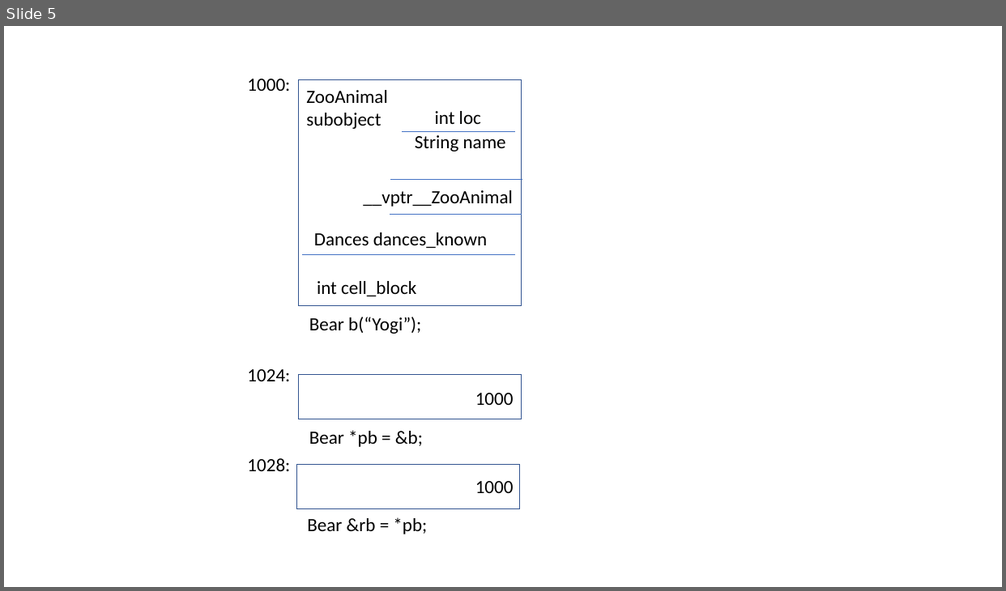
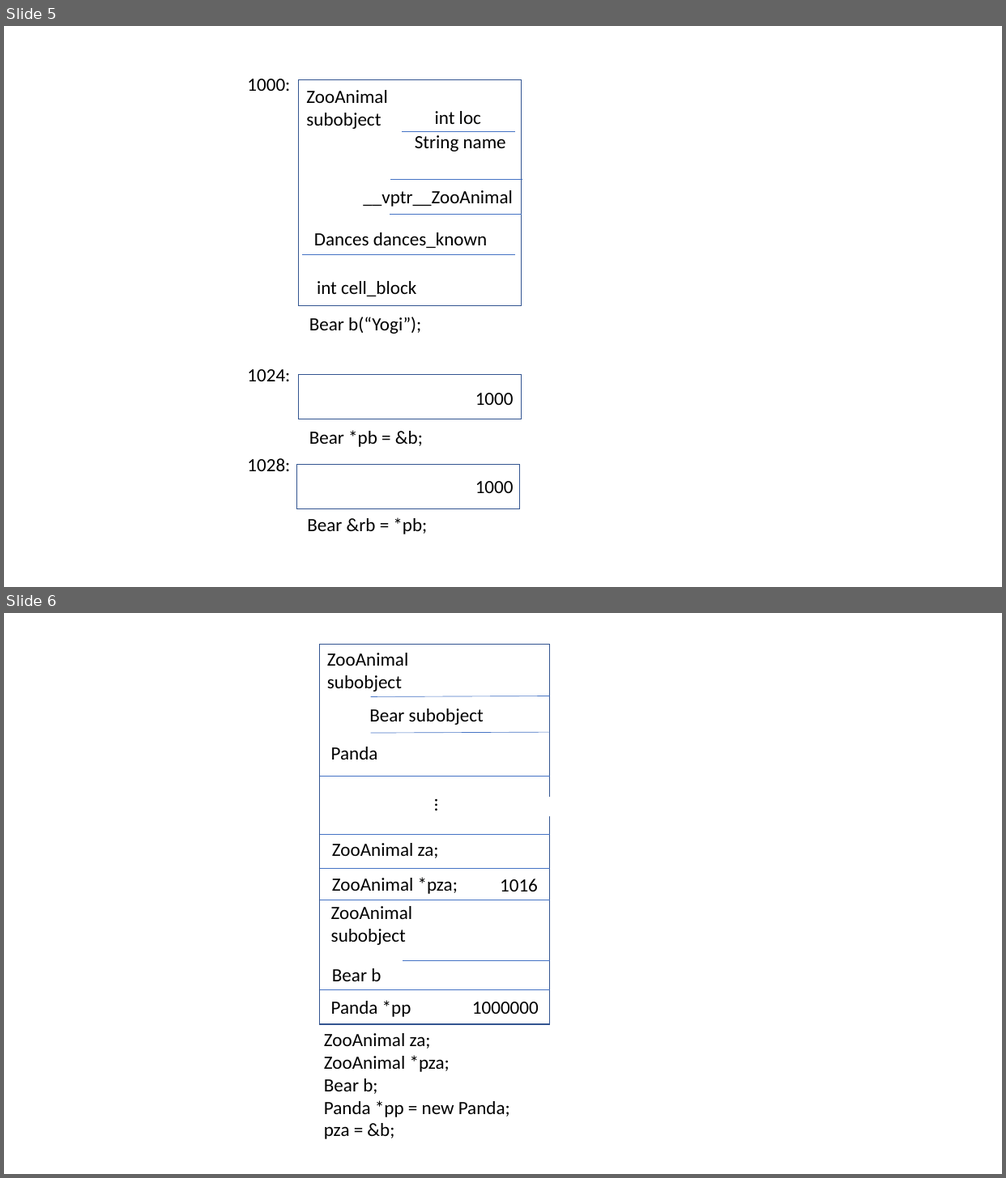
Before and after one commit to dimitarpg13/inside_cpp_object_model, a slide deck: object_lessons/object_lessons.pptx. Shown one above the other, each under a label of ours: slide 5 before the commit, slides 5 and 6 after it. The pictures are 1006x591 and 1006x1178 pixels, drawn with LibreOffice and Linux fonts; fonts in the diff are those of the drawing. Boxes give left, top, right and bottom in pixels: in the first picture for what was removed or moved away, otherwise in the second. Text is boxed around its words. In the diff, an @@ line names an element or a change of style, - is before the commit and + after.

```diff
--- a/object_lessons/object_lessons.pptx
+++ b/object_lessons/object_lessons.pptx
@@ slide 6 added at <box>4,613,1002,1174</box>, background #FFFFFF @@
@@ rectangle added at <box>320,644,550,1024</box>, outline #325491 1 pt @@
@@ text added at <box>327,653,408,692</box>, 18 pt, text #000000 @@
+ZooAnimal
+subobject
@@ text added at <box>369,709,484,725</box>, 18 pt, text #000000 @@
+Bear subobject
@@ line added from (371, 697) to (550, 696), #4472C4 0.5 pt @@
@@ line added from (371, 733) to (550, 732), #4472C4 0.5 pt @@
@@ text added at <box>331,747,378,760</box>, 18 pt, text #000000 @@
+Panda
@@ line added from (320, 776) to (550, 776), #4472C4 0.5 pt @@
@@ text added at <box>428,791,458,820</box>, 18 pt, text #000000 @@
+…
@@ rectangle added at <box>535,797,565,816</box>, fill #FFFFFF @@
@@ line added from (320, 834) to (550, 834), #4472C4 0.5 pt @@
@@ text added at <box>332,843,439,858</box>, 18 pt, text #000000 @@
+ZooAnimal za;
@@ line added from (320, 868) to (550, 868), #4472C4 0.5 pt @@
@@ text added at <box>332,877,458,894</box>, 18 pt, text #000000 @@
+ZooAnimal *pza;
@@ text added at <box>500,879,538,892</box>, 18 pt, text #000000 @@
+1016
@@ line added from (320, 900) to (550, 900), #4472C4 0.5 pt @@
@@ text added at <box>331,906,412,945</box>, 18 pt, text #000000 @@
+ZooAnimal
+subobject
@@ text added at <box>332,969,381,982</box>, 18 pt, text #000000 @@
+Bear b
@@ line added from (403, 961) to (550, 961), #4472C4 0.5 pt @@
@@ line added from (320, 990) to (550, 990), #4472C4 0.5 pt @@
@@ text added at <box>331,1000,411,1017</box>, 18 pt, text #000000 @@
+Panda *pp
@@ text added at <box>472,1002,539,1014</box>, 18 pt, text #000000 @@
+1000000
@@ text added at <box>324,1033,510,1139</box>, 18 pt, text #000000 @@
+ZooAnimal za;
+ZooAnimal *pza;
+Bear b;
+Panda *pp = new Panda;
+pza = &b;
```
Also in this commit, not shown: 2 other files.
